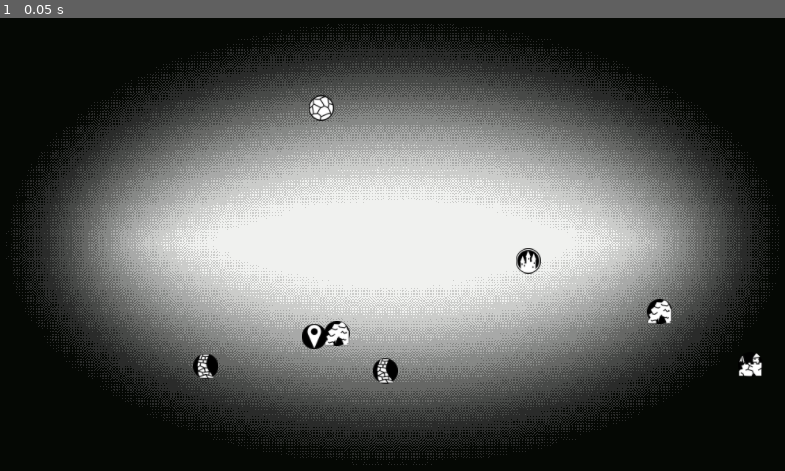
Above: before the commit, frame 1.
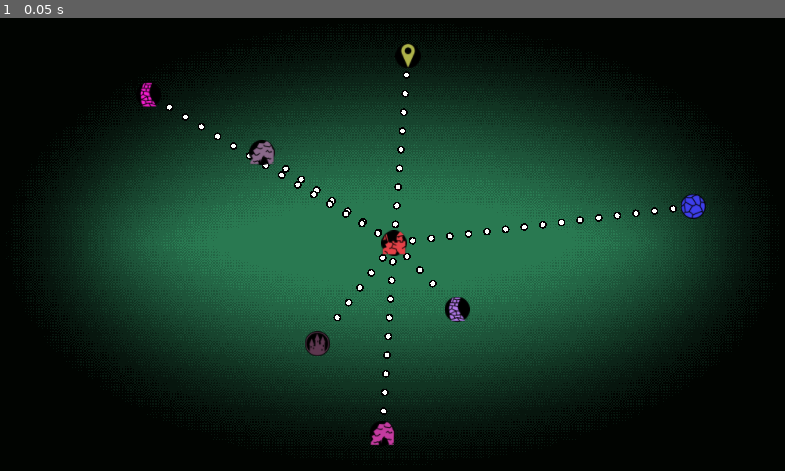
Above: after the commit, the same moment.

Repository: JRHard771/Fare
Game: Godot game, scene res://WorldMap.tscn
The game is run twice, just before and just after one commit, with the same random seed, the same clock (stepped at 60 frames per second) and the same inputs.
Inputs:
- Up to frame 1 (0.05 s): no input

The runs differ from the first frame. In frame 1, 66% of the frame differs, in the area x 0-100%, y 1-99%.

Commit message:
Rendering paths between nodes.

Diff:
--- a/MapNode.gd
+++ b/MapNode.gd
@@ -1,10 +1,29 @@
 extends Node2D
+
+var neighbors = []
+var current = false
 
 # Called when the node enters the scene tree for the first time.
 func _ready():
-	pass # Replace with function body.
+	pass
 
 func set_texture(resource):
-	get_node("Sprite").texture = resource
-	self.position.x = randi() % 1024
-	self.position.y = randi() % 600
+	var sprite = get_node("Sprite")
+	sprite.texture = resource
+	sprite.self_modulate = Color(randf()*0.9+0.1, randf()*0.9+0.1, randf()*0.9+0.1)
+	self.position.x = randi() % 960 + 32
+	self.position.y = randi() % 536 + 32
+
+func add_neighbor(mapnode):
+	neighbors.append(mapnode)
+	mapnode.neighbors.append(self)
+
+func _draw():
+	if current:
+		for n in neighbors:
+			var step = self.position.direction_to(n.position).normalized() * 24.0
+			var path_pos = Vector2(position.x + step.x, position.y + step.y)
+			while path_pos.distance_to(n.position) >= 24.0:
+				draw_circle(path_pos - position, 5, Color(0.0, 0.0, 0.0))
+				draw_circle(path_pos - position, 3, Color(1.0, 1.0, 1.0))
+				path_pos += step
--- a/MapNode.tscn
+++ b/MapNode.tscn
@@ -9,3 +9,6 @@
 [node name="Sprite" type="Sprite" parent="."]
 scale = Vector2( 0.063, 0.063 )
 texture = ExtResource( 2 )
+
+[node name="VisibilityNotifier2D" type="VisibilityNotifier2D" parent="."]
+rect = Rect2( -256, -150, 512, 300 )
--- a/MapNodeTree.gd
+++ b/MapNodeTree.gd
@@ -16,7 +16,17 @@
 
 # Called when the node enters the scene tree for the first time.
 func _ready():
+	randomize()
 	for i in range(8):
 		var new_node = MapNode.instance()
 		new_node.set_texture(images[randi()%10])
+		if i == 0:
+			new_node.current = true
+			new_node.position.x = 512
+			new_node.position.y = 300
 		add_child(new_node)
+	var children = get_children()
+	var root = get_child(0)
+	for n in children:
+		if n == root: continue
+		root.add_neighbor(n)
--- /dev/null
+++ b/WorldMap.gd
@@ -0,0 +1,10 @@
+extends Node2D
+
+# Called when the node enters the scene tree for the first time.
+func _ready():
+	var vinny = get_node("Vignette")
+	vinny.modulate = Color(0.17, 0.5, 0.34)
+
+# Called every frame. 'delta' is the elapsed time since the previous frame.
+#func _process(delta):
+#	pass
--- a/WorldMap.tscn
+++ b/WorldMap.tscn
@@ -1,14 +1,16 @@
-[gd_scene load_steps=3 format=2]
+[gd_scene load_steps=4 format=2]
 
-[ext_resource path="res://sprites/vignette.png" type="Texture" id=1]
-[ext_resource path="res://MapNodeTree.tscn" type="PackedScene" id=2]
+[ext_resource path="res://WorldMap.gd" type="Script" id=1]
+[ext_resource path="res://sprites/vignette.png" type="Texture" id=2]
+[ext_resource path="res://MapNodeTree.tscn" type="PackedScene" id=3]
 
 [node name="WorldMap" type="Node2D"]
+script = ExtResource( 1 )
 
 [node name="Vignette" type="Sprite" parent="."]
-texture = ExtResource( 1 )
+texture = ExtResource( 2 )
 centered = false
 
 [node name="Player" type="Node2D" parent="."]
 
-[node name="MapNodeTree" parent="Player" instance=ExtResource( 2 )]
+[node name="MapNodeTree" parent="Player" instance=ExtResource( 3 )]
Not shown, added: .gitignore
Not shown, changed: debug.log
